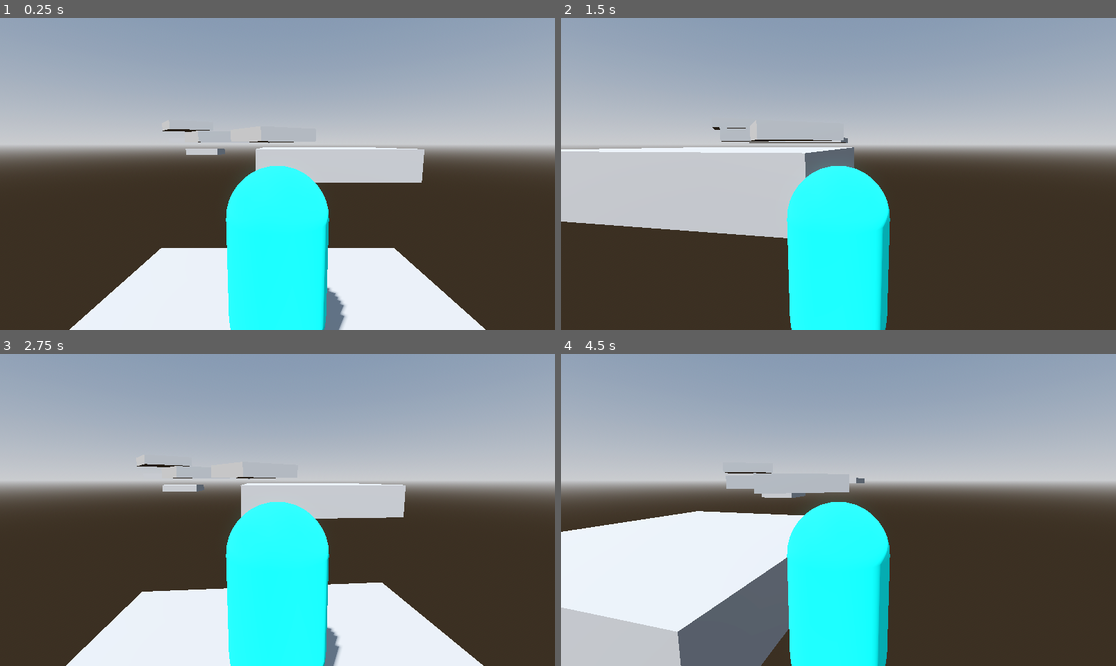
Above: before the commit, frames 1-4 (two rows, left to right).
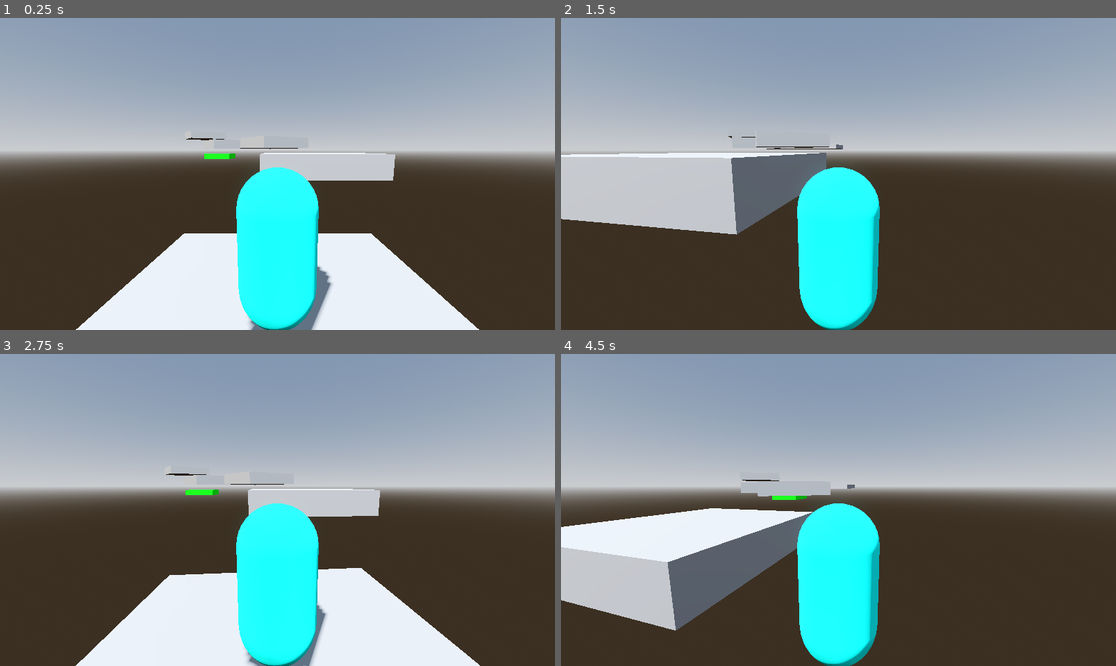
Above: after the commit, the same moments.

Repository: jpvds1/DDJD
Game: Godot game, scene res://scenes/levels/level_1.tscn
Same seed, same stepped clock (60 frames per second), same inputs: the game is played once before the commit and once after it.
Inputs (mouse positions are in pixels of both pictures, inside the frame that each line leads up to):
- Up to frame 1 (0.25 s): no input
- Up to frame 2 (1.5 s): tap Enter at 0.5 s; move the mouse to (866, 174) at 0.52 s; hold W (move_forwards) from 0.53 s (still down); tap Q (dash) at 0.6 s; tap Space (jump) at 0.77 s; move the mouse to (810, 174) at 1.27 s; tap Shift (sprint) at 1.35 s
- Up to frame 3 (2.75 s): keep holding W (move_forwards); tap Space (jump) at 1.52 s; move the mouse to (288, 503) at 2.02 s; tap Q (dash) at 2.1 s
- Up to frame 4 (4.5 s): keep holding W (move_forwards); move the mouse to (832, 516) at 2.77 s; tap Shift (sprint) at 2.85, 4.35 s; tap Space (jump) at 3.02, 3.77 s; move the mouse to (877, 513) at 3.52 s; tap Q (dash) at 3.6 s; move the mouse to (794, 506) at 4.27 s

The runs differ from the first frame. In frame 1, 8.5% of the frame differs, in the area x 0-100%, y 32-100%; in frame 2, 9.5%; in frame 3, 8.3%; in frame 4, 22%, in the area x 0-100%, y 37-100%.

Commit message:
feat: lower accel in the air

Diff:
--- a/platformer-game/scenes/building_materials/checkpoint_platform.tscn
+++ b/platformer-game/scenes/building_materials/checkpoint_platform.tscn
@@ -1,6 +1,9 @@
 [gd_scene format=3 uid="uid://6sseieh1wxj"]
 
 [ext_resource type="Script" uid="uid://hw4irjj74dfq" path="res://scripts/systems/checkpoint_platform.gd" id="1_h78pt"]
+
+[sub_resource type="StandardMaterial3D" id="StandardMaterial3D_h78pt"]
+albedo_color = Color(0, 1, 0, 1)
 
 [sub_resource type="BoxShape3D" id="BoxShape3D_1dxj0"]
 size = Vector3(5.2, 2, 5.2)
@@ -11,6 +14,7 @@
 [node name="CSGBox3D" type="CSGBox3D" parent="." unique_id=972123854]
 use_collision = true
 size = Vector3(5, 1, 5)
+material = SubResource("StandardMaterial3D_h78pt")
 
 [node name="Area3D" type="Area3D" parent="." unique_id=689319262]
 
--- a/platformer-game/scenes/player/capsule_character.tscn
+++ b/platformer-game/scenes/player/capsule_character.tscn
@@ -22,7 +22,7 @@
 "times": PackedFloat32Array(0),
 "transitions": PackedFloat32Array(1),
 "update": 0,
-"values": [67.82854]
+"values": [80.0]
 }
 
 [sub_resource type="Animation" id="Animation_hsymh"]
@@ -37,7 +37,7 @@
 "times": PackedFloat32Array(0),
 "transitions": PackedFloat32Array(1),
 "update": 0,
-"values": [139.4]
+"values": [120.0]
 }
 
 [sub_resource type="Animation" id="Animation_x7pql"]
@@ -52,7 +52,7 @@
 "times": PackedFloat32Array(0),
 "transitions": PackedFloat32Array(1),
 "update": 0,
-"values": [102.5]
+"values": [100.0]
 }
 
 [sub_resource type="Animation" id="Animation_vaf6x"]
@@ -68,7 +68,7 @@
 "times": PackedFloat32Array(0),
 "transitions": PackedFloat32Array(1),
 "update": 0,
-"values": [67.82854]
+"values": [80.0]
 }
 
 [sub_resource type="AnimationLibrary" id="AnimationLibrary_vaf6x"]
@@ -93,7 +93,7 @@
 
 [node name="Camera3D" type="Camera3D" parent="Node3D" unique_id=563554905]
 transform = Transform3D(1, 0, 0, 0, 0.99193436, 0.126753, 0, -0.126753, 0.99193436, 0, 1.2063588, 2.2349353)
-fov = 67.82854
+fov = 80.0
 
 [node name="Dash" type="Node3D" parent="." unique_id=1988469622]
 
--- a/platformer-game/scripts/player/capsule_character.gd
+++ b/platformer-game/scripts/player/capsule_character.gd
@@ -13,6 +13,7 @@
 const GROUND_SPRINT_ACCEL = 32.0
 const GROUND_DECEL = 20.0
 const GROUND_BRAKE_DECEL = 38.0
+const AIR_ACCEL_MULT = 0.6
 
 const GRAVITY_MODIFIER = 1.2
 const MOUSE_SENSITIVITY = 0.003
@@ -80,7 +81,7 @@
 	handle_jump_request(on_floor)
 
 	handle_dash_input()
-	handle_horizontal_movement(delta)
+	handle_horizontal_movement(delta, on_floor)
 
 	move_and_slide()
 
@@ -143,7 +144,7 @@
 # Horizontal movement
 # ---------------------------------------------------------
 
-func handle_horizontal_movement(delta: float) -> void:
+func handle_horizontal_movement(delta: float, on_floor: bool) -> void:
 	if is_dashing:
 		velocity.x = dash_direction.x * DASH_SPEED
 		velocity.z = dash_direction.z * DASH_SPEED
@@ -163,6 +164,9 @@
 	else:
 		update_animation_state("walking")
 
+	if not on_floor:
+		accel *= AIR_ACCEL_MULT
+
 	apply_ground_movement(direction, target_speed, accel, delta)
 
 func apply_ground_movement(direction: Vector3, move_speed: float, accel: float, delta: float) -> void:
